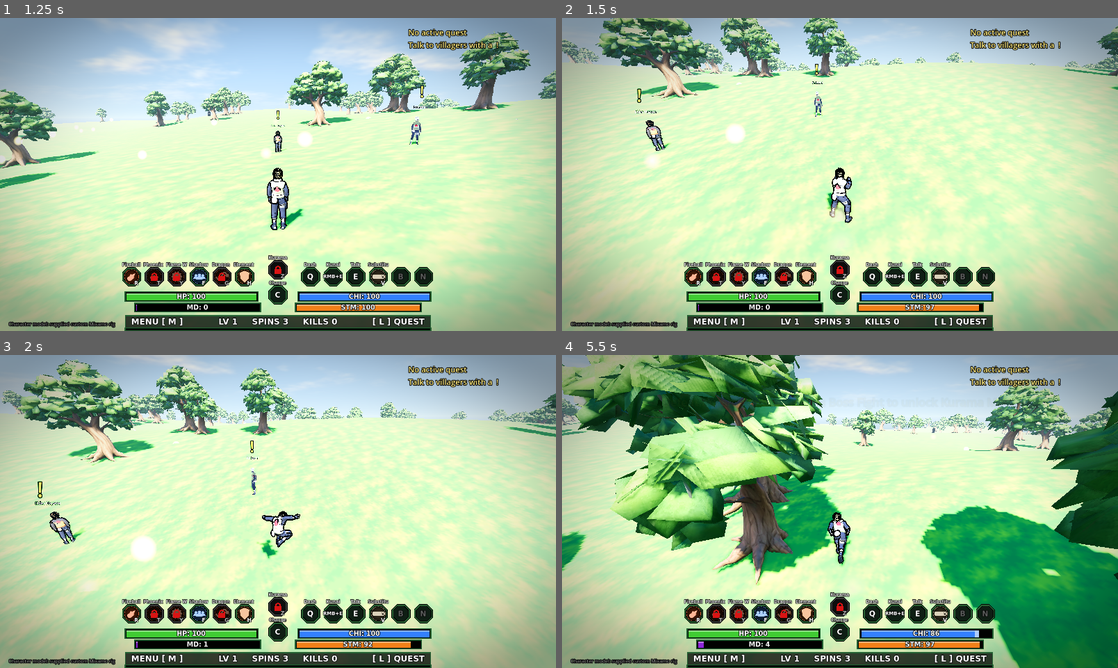
Above: before the commit, frames 1-4 (two rows, left to right).
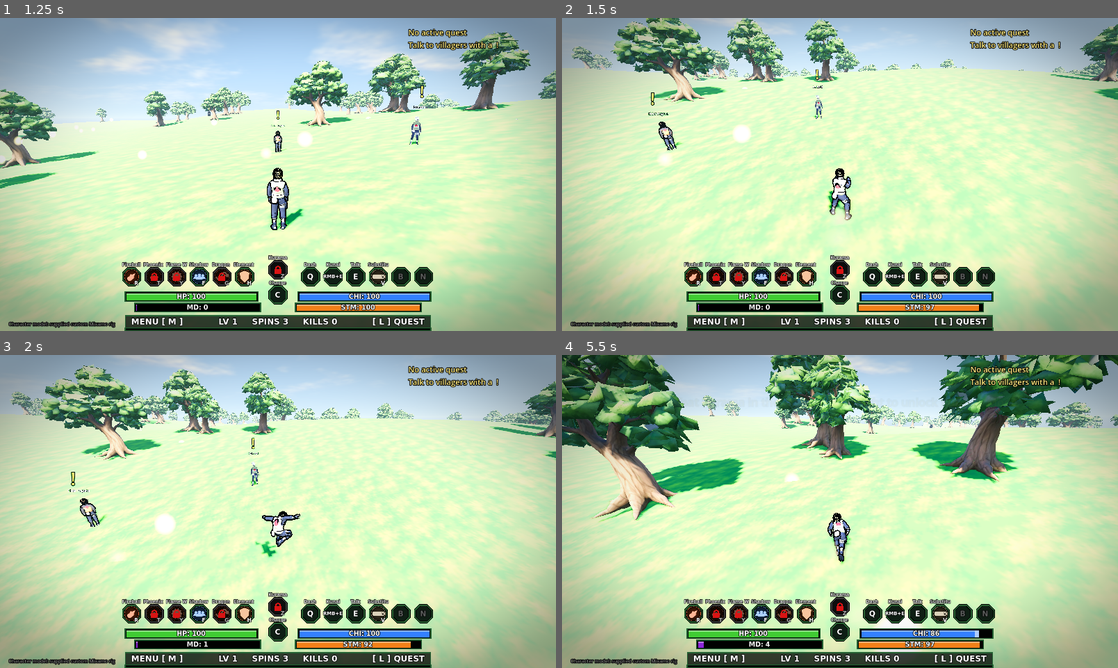
Above: after the commit, the same moments.

Repository: ElyYeng/shinobi_clash
Game: Godot game, scene res://menu.tscn
The game is run twice, just before and just after one commit, with the same random seed, the same clock (stepped at 60 frames per second) and the same inputs.
Inputs (mouse positions are in pixels of both pictures, inside the frame that each line leads up to):
- Up to frame 1 (1.25 s): click "MAIN GAME" at 0.5 s
- Up to frame 2 (1.5 s): tap Enter (restart) at 1.25 s; move the mouse to (867, 174) at 1.27 s; hold W (forward) from 1.28 s (still down); hold Shift (sprint) from 1.28 s (still down); click (867, 174) at 1.42 s
- Up to frame 3 (2 s): keep holding W (forward); keep holding Shift (sprint); tap Space (jump) at 1.52 s
- Up to frame 4 (5.5 s): keep holding W (forward); move the mouse to (812, 511) at 2.02 s; release Shift (sprint) at 2.03 s; tap X (ability) at 2.1 s; tap Space (jump) at 2.27, 3.77, 4.52, 5.27 s; tap Shift (sprint) every 0.75 s from 2.3 to 5.3 s; move the mouse to (851, 505) at 2.77 s; press the mouse at (851, 505) at 2.78 s; move the mouse to (834, 517) at 3.52 s; release the mouse at (834, 517) at 3.53 s; tap Z (biju) at 3.6 s; click (834, 517) at 3.67 s; move the mouse to (878, 514) at 4.27 s; hold C (charge) 4.28-5.03 s; move the mouse to (795, 508) at 5.02 s; tap Q (dash) at 5.1 s

Frame 1 is identical in both runs. In frame 2, 19% of the frame differs, in the area x 0-100%, y 0-100%; in frame 3, 20%; in frame 4, 58%.

Commit message:
Walk/run animation speed follows movement speed; slower movement
- Hero.stride_speed measures (once per clip) how fast the planted foot moves
  in the walk/run clips: walk ~1.2 m/s, run ~2.3 m/s for the current model.
- Hero.play_move sets playback speed = ground speed / that, so feet don't
  slide. Used by the player, other players' avatars, enemies and clones.
- Player walk 7 -> 3 m/s, sprint 12.5 -> 6 m/s (clips play at ~2.5x).

Co-Authored-By: Claude Opus 5.5 <noreply@anthropic.com>
Claude-Session: https://claude.ai/code/session_013mXewBhkgH4xNUadT3ifV6

Diff:
--- a/clone.gd
+++ b/clone.gd
@@ -89,7 +89,7 @@
 	if to.length() > 0.01:
 		model.rotation.y = lerp_angle(model.rotation.y, atan2(-to.x, -to.z), 12.0 * delta)
 	if anim_lock <= 0.0:
-		Hero.play(model, "run" if running else "idle")
+		Hero.play_move(model, "run" if running else "idle", 8.0 if running else 0.0)
 
 
 func set_network_transform(pos: Vector3, yaw: float) -> void:
--- a/enemy.gd
+++ b/enemy.gd
@@ -155,7 +155,7 @@
 	var sp := Vector2(velocity.x, velocity.z).length()
 	if uses_hero:
 		if windup <= 0.0:
-			Hero.play(model, "run" if sp > 0.6 else "idle")
+			Hero.play_move(model, "run" if sp > 0.6 else "idle", sp)
 		return
 	if sp > 0.6:
 		bob_t += delta * (6.0 + sp * 1.4)
--- a/hero.gd
+++ b/hero.gd
@@ -96,6 +96,7 @@
 static var _printed := false
 static var _warned_no_anims := false
 static var credit := ""
+static var _stride_speed := {}   # animation name -> metres/second its feet move (model space, measured once)
 
 ## Returns a Node3D wrapper (forward = -Z, feet at y=0) or null if no model found.
 static func create(appearance: Dictionary = {}) -> Node3D:
@@ -707,9 +708,9 @@
 	wrapper.set_meta("anim_player", ap)
 	wrapper.set_meta("anim_map", map)
 
-## Ground speed (m/s) -> locomotion state. Normal movement (WALK_SPEED 7) plays the walk
-## clip, sprinting (SPRINT_SPEED 12.5) plays the run clip. Raise/lower WALK_BELOW to taste.
-const WALK_BELOW := 9.5
+## Ground speed (m/s) -> locomotion state. Normal movement (Player.WALK_SPEED 3) plays the walk
+## clip, sprinting (SPRINT_SPEED 6) plays the run clip. Raise/lower WALK_BELOW to taste.
+const WALK_BELOW := 4.5
 static func move_state(speed: float) -> String:
 	if speed <= 1.0:
 		return "idle"
@@ -725,6 +726,96 @@
 	return []
 
 ## Plays an animation state; returns its length (0.0 if the model has none).
+## Locomotion speeds the walk/run clips may be sped up or slowed down to (keeps them sane).
+const ANIM_SPEED_MIN := 0.6
+const ANIM_SPEED_MAX := 3.0
+
+## Plays walk/run (or idle) for a model moving at `ground_speed` m/s and sets the playback speed
+## so the feet move as fast as the body: no sliding or moonwalking. Use instead of play() for
+## locomotion.
+static func play_move(model: Node3D, state: String, ground_speed: float) -> void:
+	play(model, state)
+	if model == null or not model.has_meta("anim_player"):
+		return
+	var ap := model.get_meta("anim_player") as AnimationPlayer
+	if not is_instance_valid(ap) or ap.current_animation == "":
+		return
+	if not (state in ["walk", "run", "strafe_l", "strafe_r"]) or ap.current_animation == "":
+		ap.speed_scale = 1.0
+		return
+	var natural := stride_speed(model, ap.current_animation)
+	if natural <= 0.01:
+		return
+	var scale := model.global_transform.basis.get_scale().x if model.is_inside_tree() else model.scale.x
+	ap.speed_scale = clampf(ground_speed / (natural * maxf(scale, 0.01)), ANIM_SPEED_MIN, ANIM_SPEED_MAX)
+
+## How fast (m/s, in the model's own units) the planted foot slides back in clip `anim` at speed
+## 1.0, i.e. the ground speed the clip was animated for. Measured once per clip by sampling the
+## foot bones; 0 if the rig has no recognisable feet.
+static func stride_speed(model: Node3D, anim: String) -> float:
+	if _stride_speed.has(anim):
+		return _stride_speed[anim]
+	_stride_speed[anim] = 0.0
+	var ap := model.get_meta("anim_player") as AnimationPlayer
+	var sks := model.find_children("*", "Skeleton3D", true, false)
+	if sks.is_empty() or not ap.has_animation(anim):
+		return 0.0
+	var sk := sks[0] as Skeleton3D
+	var feet: Array[int] = []
+	for side in ["left", "right"]:
+		var best := -1
+		var best_score := -1
+		for i in sk.get_bone_count():
+			var bn := sk.get_bone_name(i).to_lower()
+			if not (bn.contains(side) and bn.contains("foot")):
+				continue
+			var score := 1
+			for junk in ["ctrl", "ik", "fk", "pole", "snap", "roll", "heel", "target", "cursor", "end", "index"]:
+				if bn.contains(junk):
+					score = 0
+			if bn.contains("mixamorig") or bn.replace("_", "").contains(side + "foot"):
+				score += 1
+			if score > best_score:
+				best_score = score
+				best = i
+		if best >= 0:
+			feet.append(best)
+	if feet.size() < 2:
+		return 0.0
+	var to_model := _rel(sk, model)
+	var prev_anim := ap.current_animation
+	var prev_pos := ap.current_animation_position
+	var prev_scale := ap.speed_scale
+	ap.speed_scale = 1.0
+	ap.play(anim, 0.0)
+	var length := ap.get_animation(anim).length
+	var steps := 48
+	var dt := length / steps
+	var last: Array = []
+	var speeds: Array[float] = []
+	for k in steps + 1:
+		ap.seek(k * dt, true)
+		sk.force_update_all_bone_transforms()
+		var pts: Array = []
+		for f in feet:
+			pts.append(to_model * sk.get_bone_global_pose(f).origin)
+		if not last.is_empty():
+			var low := 0 if (pts[0] as Vector3).y < (pts[1] as Vector3).y else 1   # the planted foot
+			var d: Vector3 = pts[low] - last[low]
+			d.y = 0.0
+			speeds.append(d.length() / dt)
+		last = pts
+	if prev_anim != "":
+		ap.play(prev_anim, 0.0)
+		ap.seek(prev_pos, true)
+	ap.speed_scale = prev_scale
+	speeds.sort()
+	var v: float = speeds[speeds.size() / 2] if not speeds.is_empty() else 0.0   # median
+	_stride_speed[anim] = v
+	print("[Hero] '%s' moves its feet at %.2f m/s (model units); playback speed follows ground speed." % [anim, v])
+	return v
+
+
 static func play(model: Node3D, state: String, force := false, variant := 0, fit_time := 0.0) -> float:
 	if model == null or not model.has_meta("anim_player"):
 		return 0.0
--- a/multiplayer_avatar.gd
+++ b/multiplayer_avatar.gd
@@ -206,5 +206,5 @@
 		model.rotation.y = lerp_angle(model.rotation.y, target_yaw, minf(1.0, delta * 14.0))
 		var speed := global_position.distance_to(_last_position) / maxf(delta, 0.001)
 		if animation_lock <= 0.0:
-			Hero.play(model, Hero.move_state(speed))
+			Hero.play_move(model, Hero.move_state(speed), speed)
 	_last_position = global_position
--- a/player.gd
+++ b/player.gd
@@ -1,8 +1,8 @@
 class_name Player
 extends CharacterBody3D
 
-const WALK_SPEED := 7.0
-const SPRINT_SPEED := 12.5
+const WALK_SPEED := 3.0      # m/s; walk/run clips are sped up to match (Hero.play_move)
+const SPRINT_SPEED := 6.0
 const JUMP_VELOCITY := 9.5
 const GRAVITY := 26.0
 const DASH_SPEED := 30.0
@@ -369,6 +369,7 @@
 	if anim_lock > 0.0:
 		return
 	var st := "idle"
+	var ground := 0.0
 	var hv := Vector3(velocity.x, 0.0, velocity.z)
 	if not is_on_floor():
 		st = "jump" if velocity.y > 0.5 else "fall"
@@ -376,12 +377,13 @@
 		st = "dash"
 	elif hv.length() > 1.0:
 		st = Hero.move_state(hv.length())
+		ground = hv.length()
 		if lock_target:
 			var fwd := hv.dot(facing)
 			var side := hv.dot(facing.cross(Vector3.UP))
 			if absf(side) > absf(fwd) * 0.8:
 				st = "strafe_r" if side > 0.0 else "strafe_l"
-	Hero.play(model, st)
+	Hero.play_move(model, st, ground)
 
 func _play_once(state: String, max_lock: float, variant := 0) -> bool:
 	var l := Hero.play(model, state, true, variant, max_lock)
